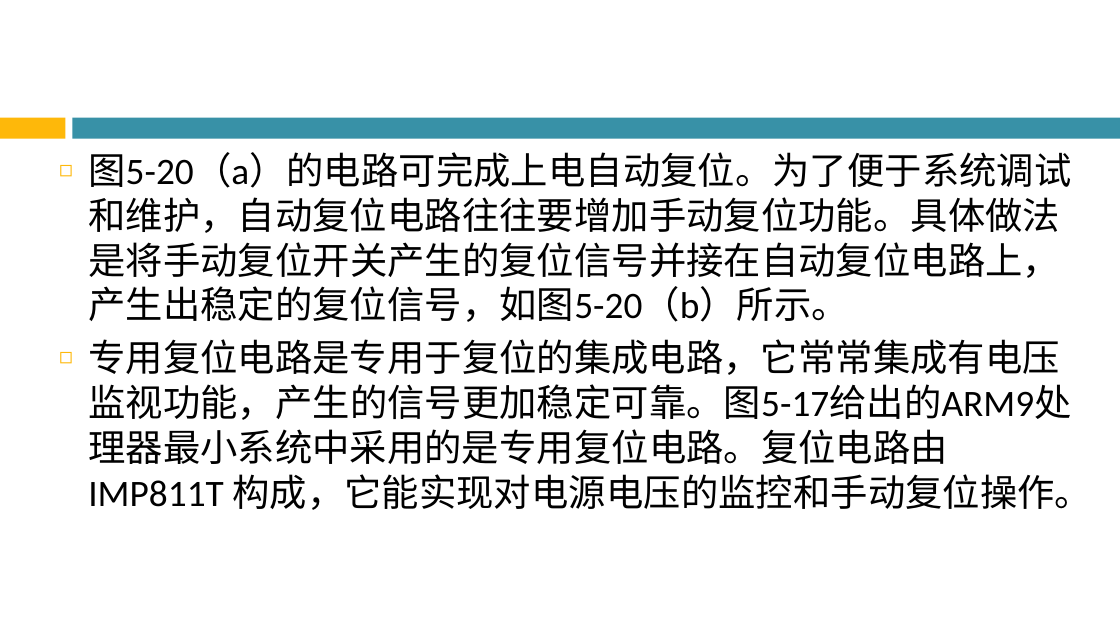
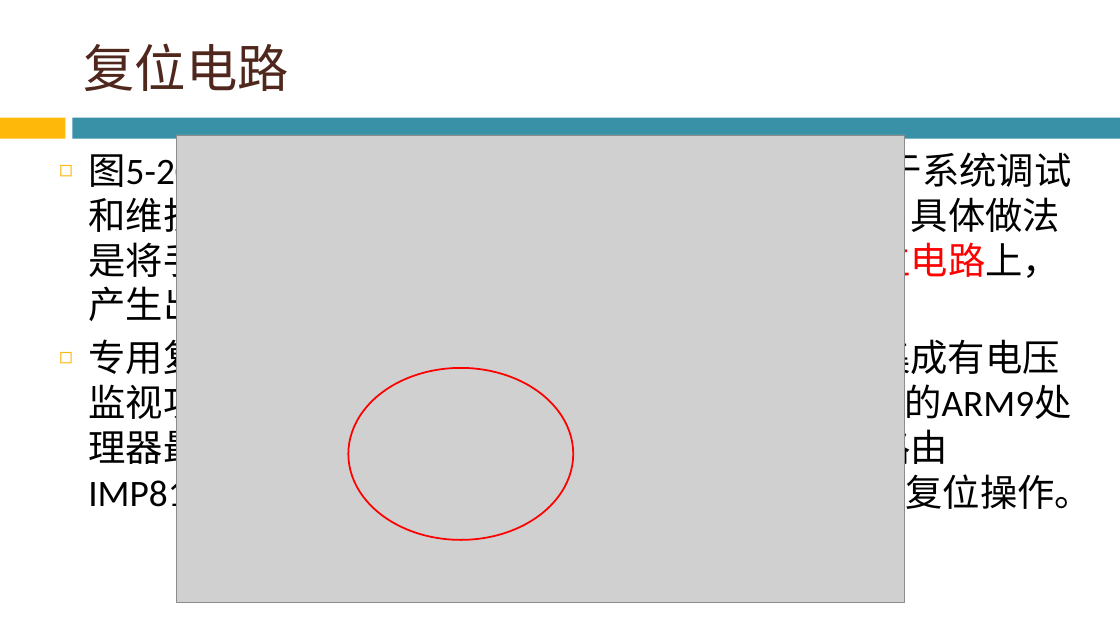
Before and after one commit to Chencao0928/ARM, a slide deck: slide 65 of 第5章嵌入式系统硬件技术基础/第5章嵌入式系统硬件技术基础.pptx. Drawn at 1120x630 pixels with LibreOffice and Linux fonts; fonts in the diff are those of the drawing; grey boxes stand for pictures; background and template pictures are left out. Boxes give left, top, right and bottom in pixels: in the first picture for what was removed or moved away, otherwise in the second. Text is boxed around its words. In the diff, an @@ line names an element or a change of style, - is before the commit and + after.

```diff
--- a/第5章嵌入式系统硬件技术基础/第5章嵌入式系统硬件技术基础.pptx
+++ b/第5章嵌入式系统硬件技术基础/第5章嵌入式系统硬件技术基础.pptx
@@ title added at [83, 43, 288, 91], 44 pt, text #4F271C @@
+复位电路
@@ text at [88, 146, 1071, 329]: text colour #000000 to #FF0000 in "图5-20（a）的电路可完成上电自动复位。为了便于系统调试和维护，自动复位电路往往要增加手动复位功能。具体做法是将手动复 ..." @@
@@ picture added at [176, 135, 904, 602] @@
@@ ellipse added at [349, 368, 574, 540], outline #FF0000 1.5 pt @@
```
Also in this commit, not shown: 11 other slides changed, 1 slide added.
